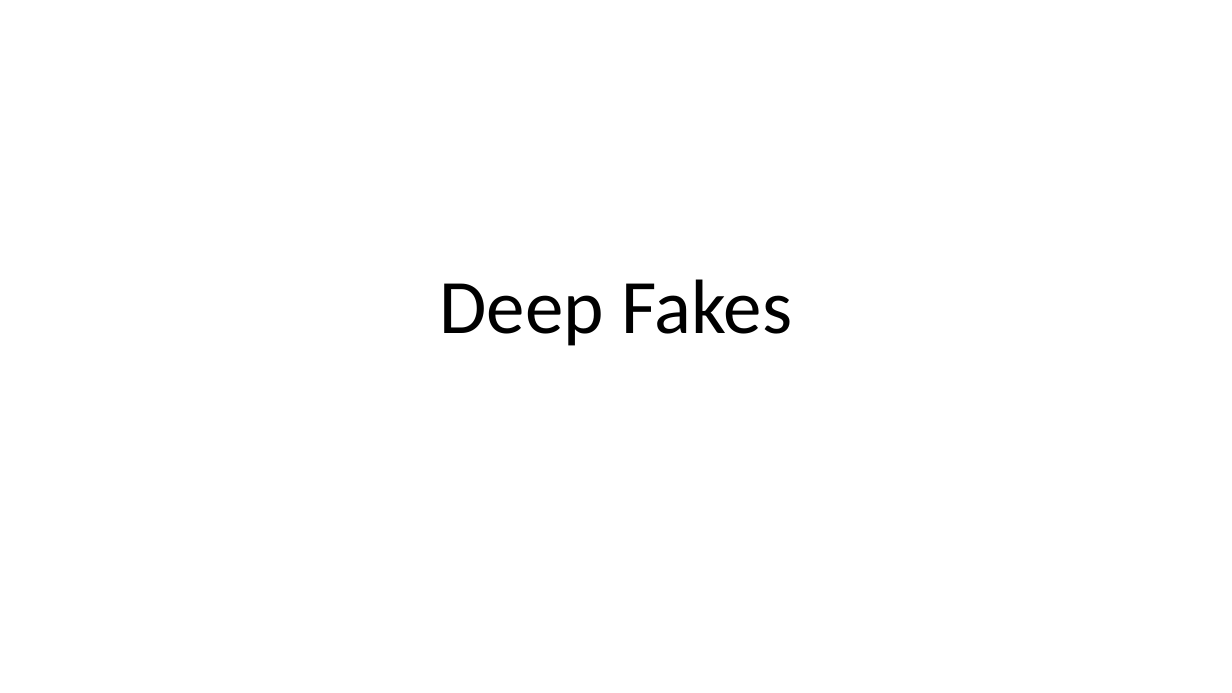
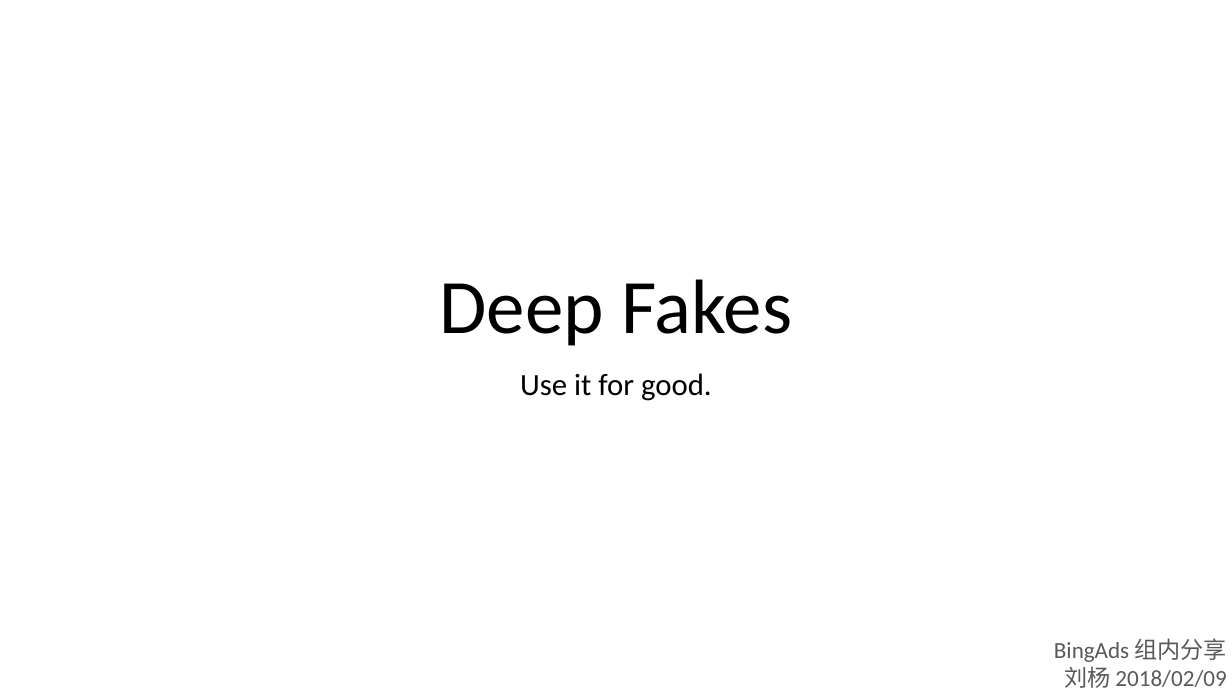
Before and after one commit to foamliu/Learning-DL, a slide deck: slide 1 of cv/DeepFakes.pptx. Drawn at 1232x693 pixels with LibreOffice and Linux fonts; fonts in the diff are those of the drawing. Boxes give left, top, right and bottom in pixels: in the first picture for what was removed or moved away, otherwise in the second. Text is boxed around its words. In the diff, an @@ line names an element or a change of style, - is before the commit and + after.

Commit message:
update deck

```diff
--- a/cv/DeepFakes.pptx
+++ b/cv/DeepFakes.pptx
@@ subtitle added at <box>520,373,712,401</box>, 24 pt, text #000000 @@
+Use it for good.
@@ text added at <box>1054,638,1227,688</box>, 18 pt, text #595959 @@
+BingAds 组内分享
+刘杨 2018/02/09
```
Also in this commit, not shown: 6 slides added, 1 slide removed, 2 other files.
